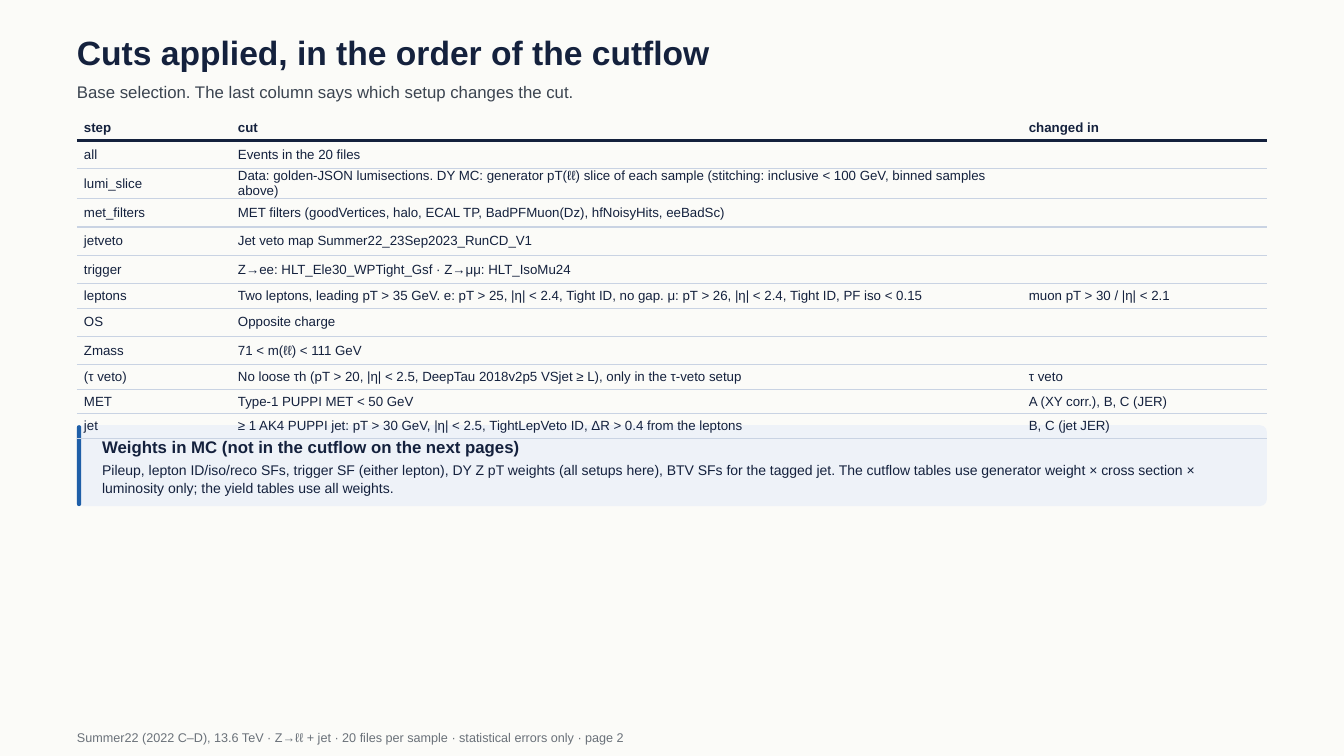
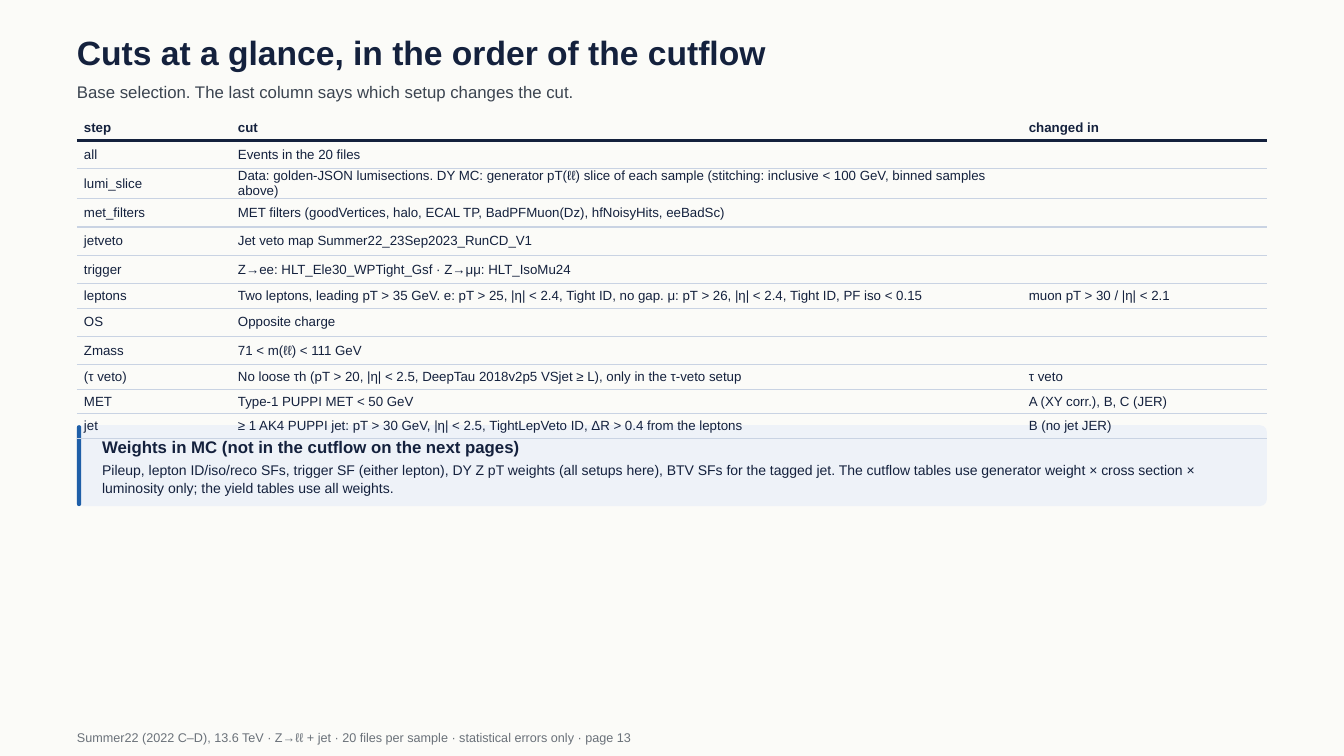
Before and after one commit to Pranjal-Srivastava-2023/BTVNanoCommissioning, a slide deck: slide 13 of hists_zbzc_run3_summary/Summer22/slides_zbzc_cuts_yields_Summer22.pptx (slide 2 before the commit). Drawn at 1344x756 pixels with LibreOffice and Linux fonts; fonts in the diff are those of the drawing. Boxes give left, top, right and bottom in pixels: in the first picture for what was removed or moved away, otherwise in the second. Text is boxed around its words. In the diff, an @@ line names an element or a change of style, - is before the commit and + after.

```diff
--- a/hists_zbzc_run3_summary/Summer22/slides_zbzc_cuts_yields_Summer22.pptx
+++ b/hists_zbzc_run3_summary/Summer22/slides_zbzc_cuts_yields_Summer22.pptx
@@ text at (77, 40, 766, 72): text changed @@
-Cuts applied, in the order of the cutflow
+Cuts at a glance, in the order of the cutflow
@@ table at (77, 116, 1267, 437) @@
-row 12, column 3: B, C (jet JER)
+row 12, column 3: B (no jet JER)
@@ text at (77, 733, 631, 745): text changed @@
-Summer22 (2022 C–D), 13.6 TeV · Z→ℓℓ + jet · 20 files per sample · statistical errors only · page 2
+Summer22 (2022 C–D), 13.6 TeV · Z→ℓℓ + jet · 20 files per sample · statistical errors only · page 13
```
Also in this commit, not shown: 9 other slides changed, 11 slides added, 3 other files.
